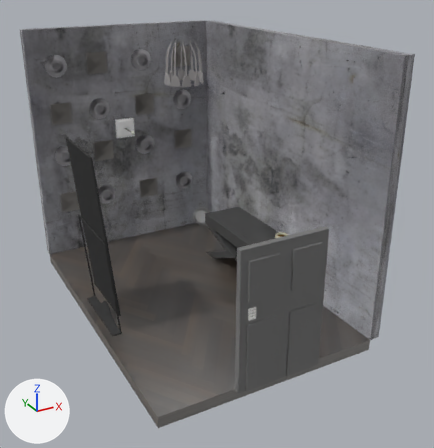
The Blender file Models/AllTogether/AllInOne07.blend as it was, and as the next commit left it.
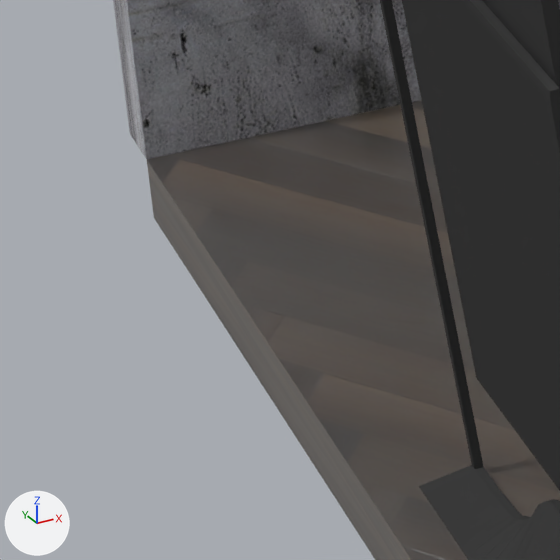
The first picture shows the older version from a 50 mm lens placed at (-2.27, -4.7, 3.07), pointed at (0.18, -0.25, 0.84). The close-ups show both versions on the part from 7% to 24% of the width and 52% to 69% of the height of that picture; other places that the commit changed are outside them. The lights are fixed; the arrows at lower left show +X, +Y and +Z.

The older version as bpy lines, for what is in view:
```python
me_mirrorrotator_001 = bpy.data.meshes.new('MirrorRotator.001')
me_mirrorrotator_001.from_pydata(...)  # 16 vertices, 14 faces; spans x -0.33..0.33, y -0.01..0.01, z -0.735..0.735
me_mirrorrotator_001.materials.append(mat_mirrorstandmat_001)  # black #404040
me_mirrorstand_001 = bpy.data.meshes.new('MirrorStand.001')
me_mirrorstand_001.from_pydata(...)  # 64 vertices, 61 faces; spans x 0.0..0.365, y -0.006..0.083, z -0.007..0.882
me_mirrorstand_001.materials.append(mat_mirrorstandmat_001)  # black #404040
ob_donut = bpy.data.objects.new('Donut', None)
ob_donut.location = (0.924, -0.227, 0.539)
ob_mirrorrotator = bpy.data.objects.new('MirrorRotator', me_mirrorrotator_001)
ob_mirrorrotator.parent = ob_mirror
ob_mirrorrotator.matrix_parent_inverse = Matrix(((1.0, 0.0, 0.0, 0.0), (0.0, 1.0, 0.0, -1.234), (0.0, 0.0, 1.0, -0.0559), (0.0, 0.0, 0.0, 1.0)))
ob_mirrorrotator.location = (0.0, 1.289, 0.941)
ob_mirrorrotator.rotation_euler = (-0.0901, 0.0, 0.0)  # degrees (-5.2, 0, 0)
ob_mirrorstand = bpy.data.objects.new('MirrorStand', me_mirrorstand_001)
ob_mirrorstand.parent = ob_mirror
ob_mirrorstand.matrix_parent_inverse = Matrix(((1.0, 0.0, 0.0, 0.0), (0.0, 1.0, 0.0, -1.234), (0.0, 0.0, 1.0, -0.0559), (0.0, 0.0, 0.0, 1.0)))
ob_mirrorstand.location = (0.0, 1.234, 0.0559)
_m = ob_mirrorstand.modifiers.new('Mirror', 'MIRROR')
# also in view: 'Back' at (0.0, 1.55, 1.25); 'Floor' at (0.0, 0.0, 0.0)
```
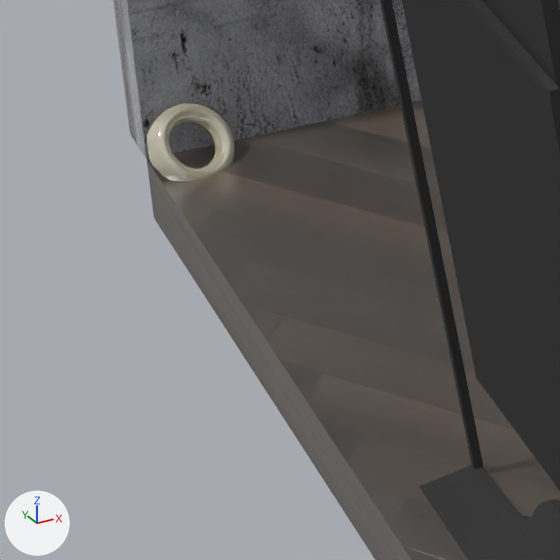
ob_donut is not drawn itself; it is the parent of ob_donutbase, ob_donuticing.

What the commit changed:
Object 'Donut' (ob_donut) moves from (0.924, -0.227, 0.539) to (-0.941, 1.45, 0.0807).
Object 'Donut' (ob_donut) turns from (0, 0, 0) to (47, 25, 0) degrees about x, y and z.

Where the change shows, as pixel boxes (x1, y1, x2, y2) in the close-ups (560 x 560 px):
'DonutIcing', moved, turned (not visible before): after (147, 104, 234, 182)
'DonutBase', moved, turned (not visible before): after (192, 122, 215, 146)
